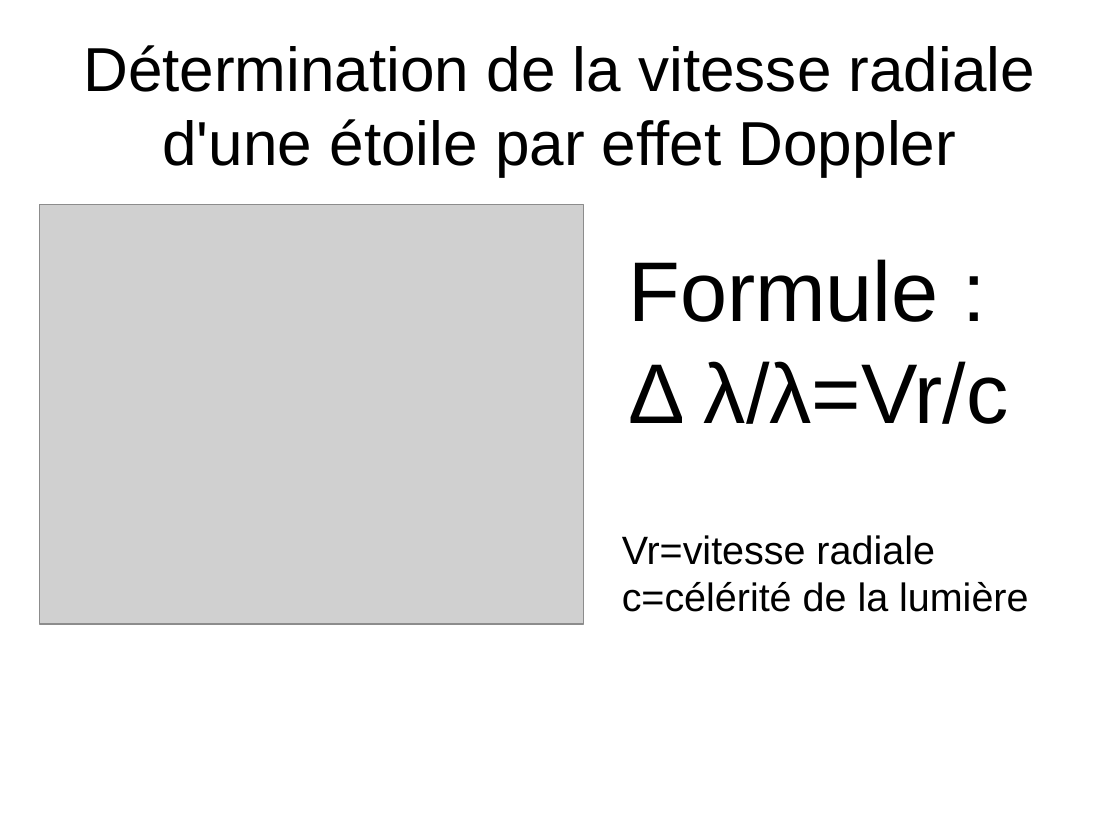
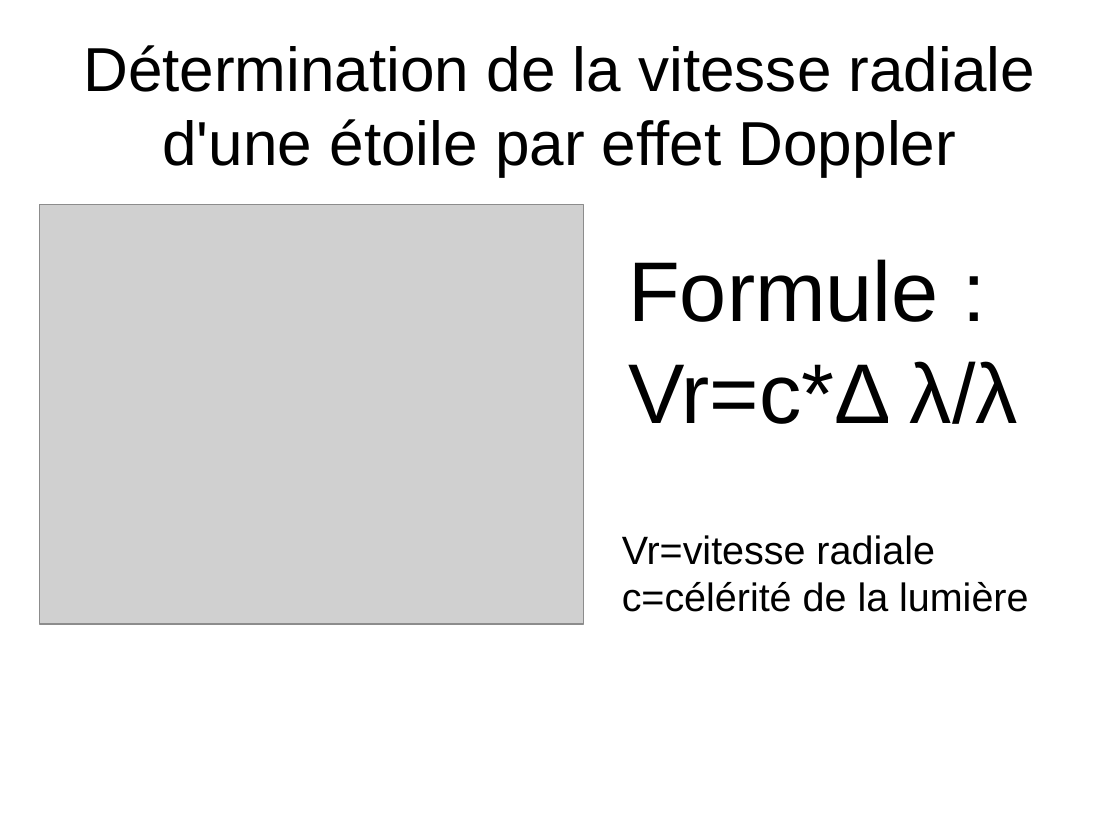
Before and after one commit to ARE-UPMC/are-gravite-2017-exoplantes-maxz, a slide deck: slide 13 of podcast.odp (slide 14 before the commit). Drawn at 1120x840 pixels with LibreOffice and Linux fonts; fonts in the diff are those of the drawing; grey boxes stand for pictures. Boxes give left, top, right and bottom in pixels: in the first picture for what was removed or moved away, otherwise in the second. Text is boxed around its words. In the diff, an @@ line names an element or a change of style, - is before the commit and + after.

```diff
--- a/podcast.odp
+++ b/podcast.odp
@@ text at (x1=628, y1=361, x2=1018, y2=424): text changed @@
-Δ λ/λ=Vr/c
+Vr=c*Δ λ/λ
```
Also in this commit, not shown: 5 other slides changed, 8 slides added, 2 slides removed.
